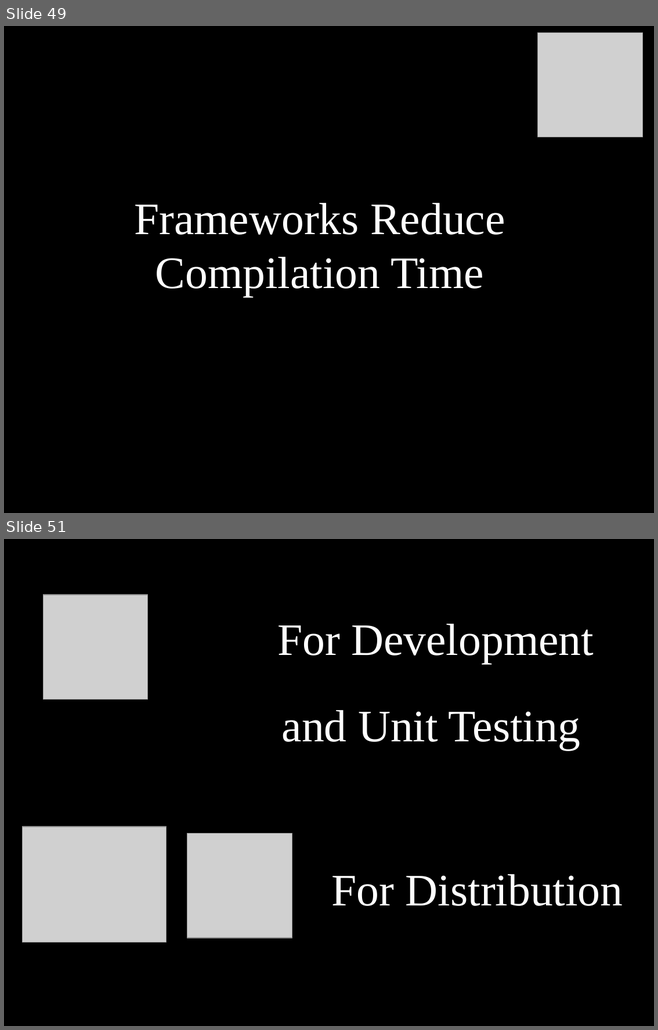
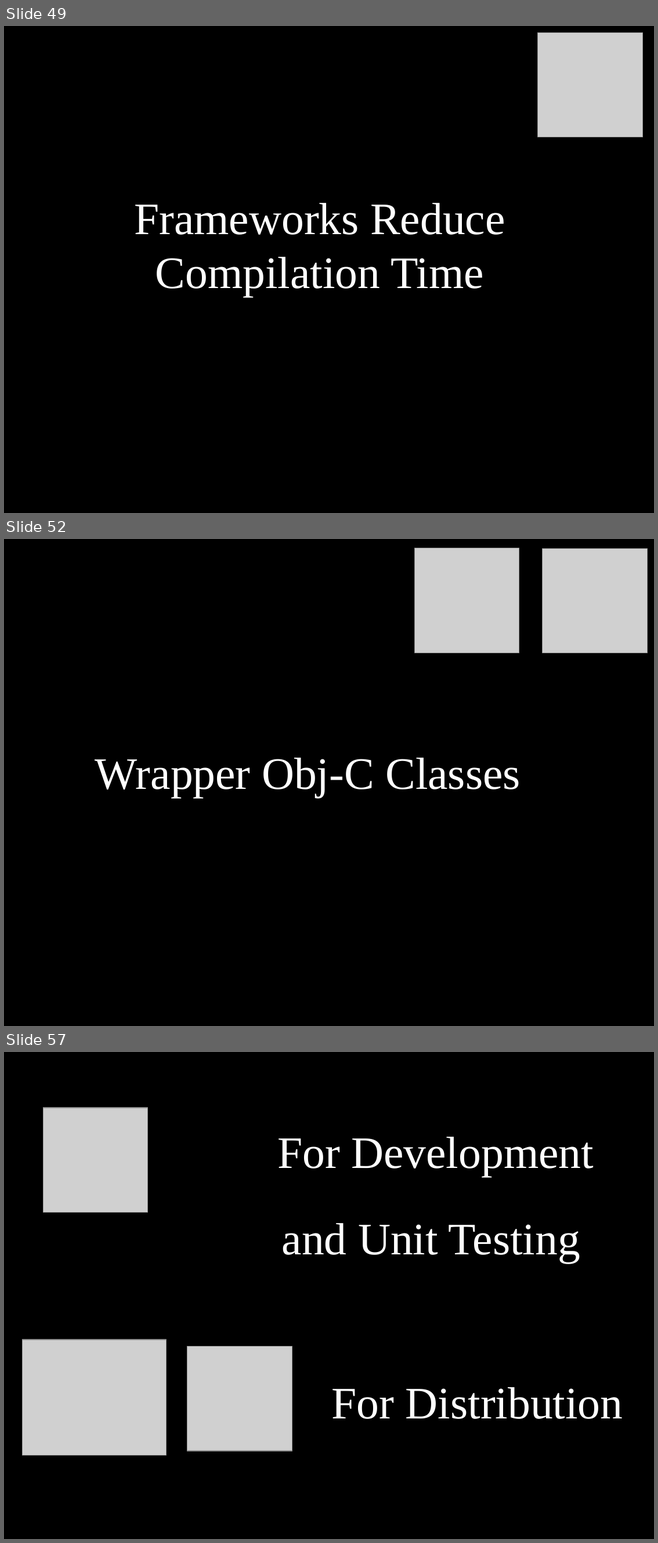
Before and after one commit to dodikk/StaticLib-Slides, a slide deck: Libraries-GoingNative.odp. Shown one above the other, each under a label of ours: slides 49 and 51 before the commit, slides 49, 52 and 57 after it; the slides between them are not shown. The pictures are 658x1030 and 658x1543 pixels, drawn with LibreOffice and Linux fonts; fonts in the diff are those of the drawing; grey boxes stand for pictures. Boxes give left, top, right and bottom in pixels: in the first picture for what was removed or moved away, otherwise in the second. Text is boxed around its words. In the diff, an @@ line names an element or a change of style, - is before the commit and + after.

```diff
--- a/Libraries-GoingNative.odp
+++ b/Libraries-GoingNative.odp
@@ slide 52 added at [4, 539, 654, 1026], background #000000 @@
@@ picture added at [414, 548, 519, 653] @@
@@ picture added at [542, 548, 647, 653] @@
@@ text added at [95, 758, 520, 798], 55 pt, text #FFFFFF @@
+Wrapper Obj-C Classes
@@ what was slide 51 is now slide 57 @@
```
Also in this commit, not shown: 3 slides changed, 10 other slides added, 10 slides removed, 1 other file.
